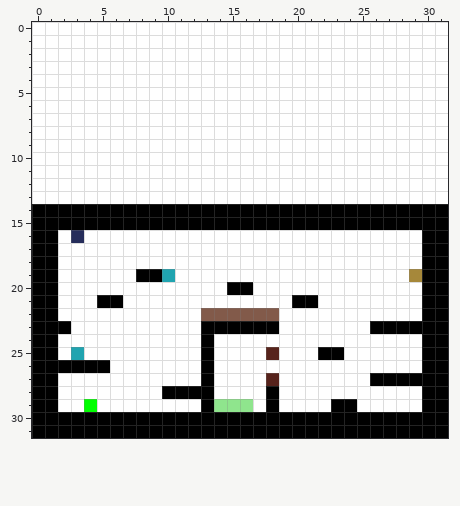
Edited in one commit: pixel-art sprite (Assets/Assets/LevelsImage/world_test_11.png). This is how it looked before the edit.
The file is 32x32 pixels.
Once edited:
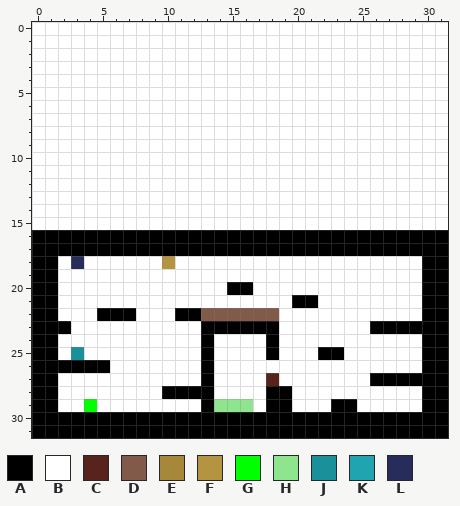
Palette (. is transparent): A #000000  B #ffffff  C #57231c  D #825a4a  E #a6883a  F #b59441  G #00ff00  H #8fe58d  J #1a909b  K #20a4b0  L #262d5b
The exact change:
{"y":14,"x":0,"old":"AAAAAAAAAAAAAAAAAAAAAAAAAAAAAAAA","new":"BBBBBBBBBBBBBBBBBBBBBBBBBBBBBBBB"}
{"y":15,"x":0,"old":"AAAAAAAAAAAAAAAAAAAAAAAAAAAAAAAA","new":"BBBBBBBBBBBBBBBBBBBBBBBBBBBBBBBB"}
{"y":16,"x":2,"old":"BLBBBBBBBBBBBBBBBBBBBBBBBBBB","new":"AAAAAAAAAAAAAAAAAAAAAAAAAAAA"}
{"y":17,"x":2,"old":"BBBBBBBBBBBBBBBBBBBBBBBBBBBB","new":"AAAAAAAAAAAAAAAAAAAAAAAAAAAA"}
{"y":18,"x":3,"old":"B","new":"L"}
{"y":18,"x":10,"old":"B","new":"F"}
{"y":19,"x":8,"old":"AAK","new":"BBB"}
{"y":19,"x":29,"old":"E","new":"B"}
{"y":21,"x":5,"old":"AA","new":"BB"}
{"y":22,"x":5,"old":"BBB","new":"AAA"}
{"y":22,"x":11,"old":"BB","new":"AA"}
{"y":24,"x":18,"old":"B","new":"A"}
{"y":25,"x":3,"old":"K","new":"J"}
{"y":25,"x":18,"old":"C","new":"A"}
{"y":28,"x":19,"old":"B","new":"A"}
{"y":29,"x":19,"old":"B","new":"A"}
{"label":"changed","picture_box":[32,204,448,412]}
